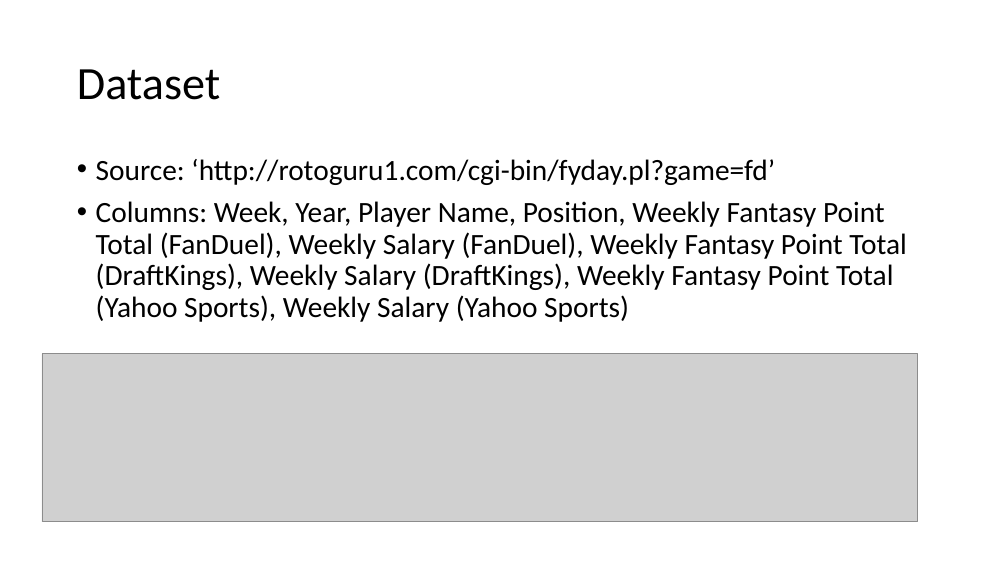
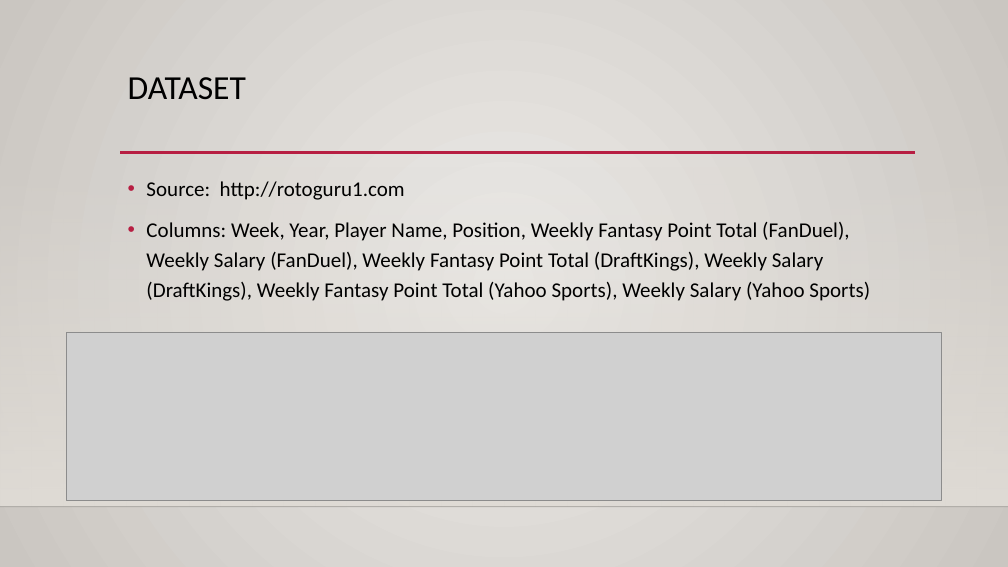
Before and after one commit to hjgoode3/NYCDSA_Python_Project, a slide deck: slide 5 of HG_Project_Presentation.pptx. Drawn at 1008x567 pixels with LibreOffice and Linux fonts; fonts in the diff are those of the drawing; grey boxes stand for pictures; background and template pictures are left out. Boxes give left, top, right and bottom in pixels: in the first picture for what was removed or moved away, otherwise in the second. Text is boxed around its words. In the diff, an @@ line names an element or a change of style, - is before the commit and + after.

```diff
--- a/HG_Project_Presentation.pptx
+++ b/HG_Project_Presentation.pptx
@@ background #FFFFFF to gradient #ECEAE7 to #CAC7C1 @@
@@ title "DATASET" at [128, 77, 246, 100]: vertical alignment middle to top @@
@@ title at [128, 77, 246, 100]: text changed; size 44 to 32 pt @@
-Dataset
+DATASET
@@ rectangle added at [0, 167, 1008, 507], fill gradient #DFDBD5 @@
@@ text "Source: http://rotoguru1.com": place and size @@
-text "Source: http://rotoguru1.com" at [96, 159, 906, 322]
+text "Source: http://rotoguru1.com" at [146, 181, 870, 301]
@@ line added from (120, 153) to (915, 153), #B71E42 2.5 pt @@
@@ text at [146, 181, 405, 200]: text changed; size 28 to 20 pt @@
-• Source: ‘http://rotoguru1.com/cgi-bin/fyday.pl?game=fd’
+• Source: http://rotoguru1.com
@@ text at [146, 222, 870, 301]: size 28 to 20 pt in "Columns: Week, Year, Player Name, Position, Weekly ..."; line spacing 0.9 to 1.2 @@
@@ picture: place and size @@
-picture at [42, 354, 918, 522]
+picture at [67, 333, 942, 501]
@@ line added from (0, 507) to (1008, 507), #000001 1 pt @@
```
Also in this commit, not shown: 11 other slides changed, 1 slide added, 1 slide removed, 5 other files.
